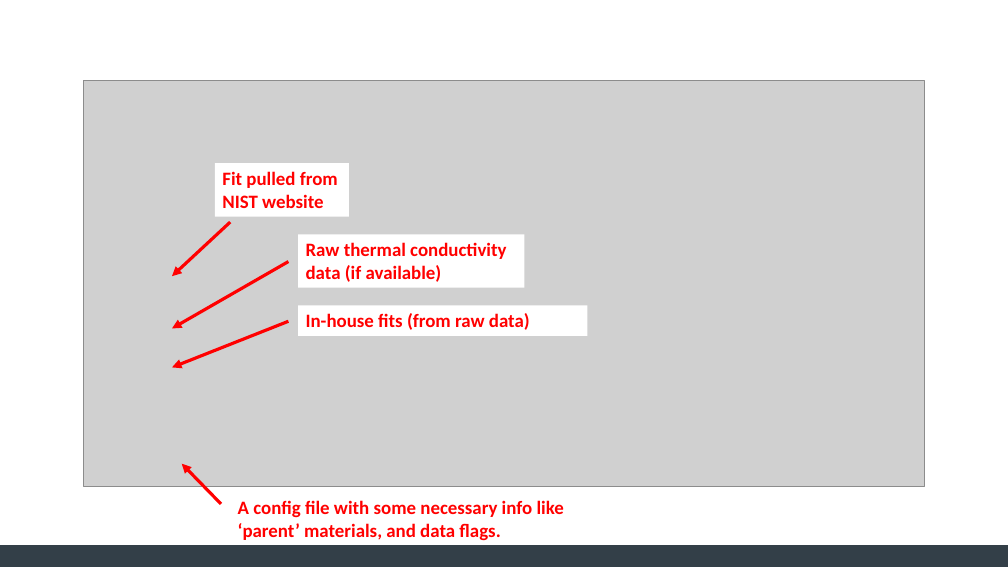
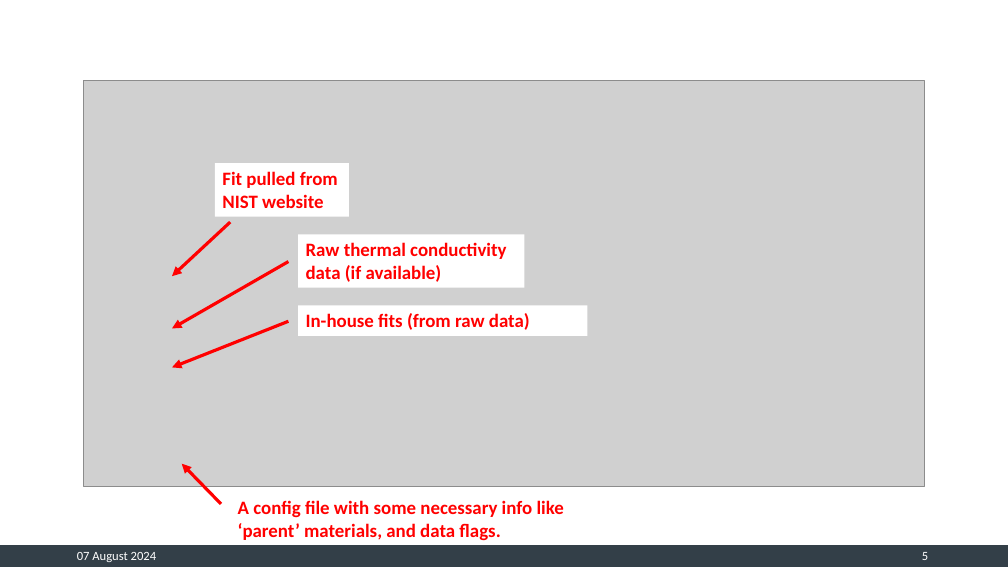
Before and after one commit to CMB-S4/Cryogenic_Material_Properties, a slide deck: slide 5 of Cryogenic Material Library – An Overview.pptx. Drawn at 1008x567 pixels with LibreOffice and Linux fonts; fonts in the diff are those of the drawing; grey boxes stand for pictures. Boxes give left, top, right and bottom in pixels: in the first picture for what was removed or moved away, otherwise in the second. Text is boxed around its words. In the diff, an @@ line names an element or a change of style, - is before the commit and + after.

```diff
--- a/Cryogenic Material Library – An Overview.pptx
+++ b/Cryogenic Material Library – An Overview.pptx
@@ text added at [77, 552, 156, 562], 12 pt, text #FFFFFF @@
+07 August 2024
@@ page number added at [922, 552, 928, 560], 12 pt, text #FFFFFF @@
+5
```
Also in this commit, not shown: 6 other slides changed, 5 slides added, 3 slides removed, 1 other file.
